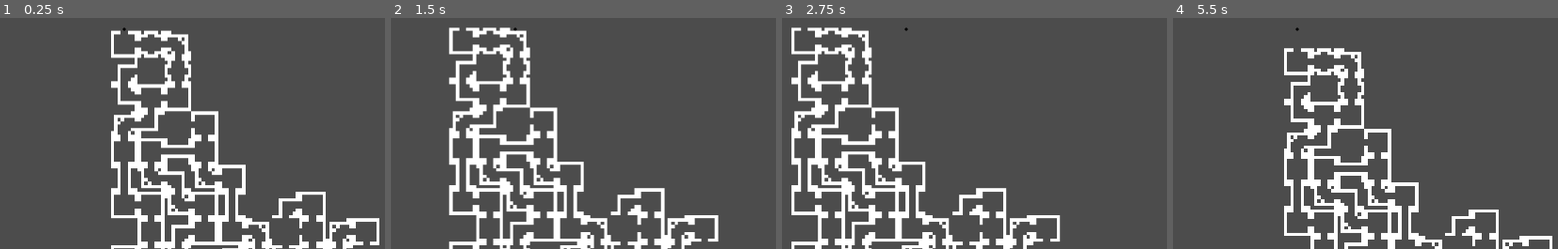
Above: before the commit, frames 1-4 (left to right).
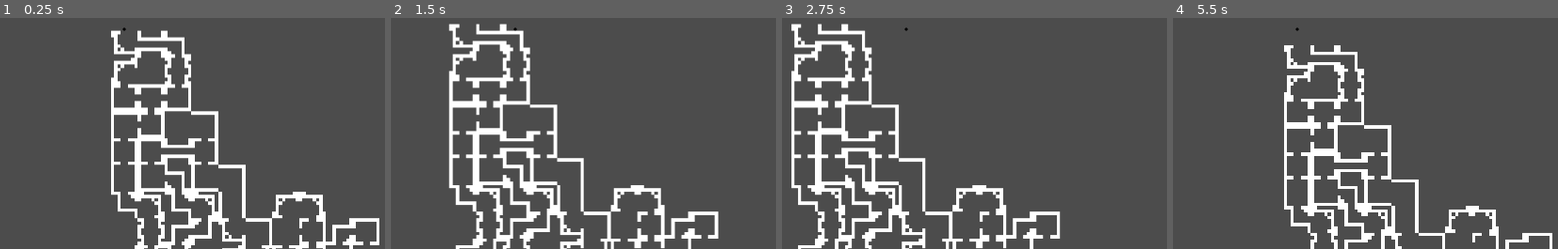
Above: after the commit, the same moments.

Repository: DarknessCatt/lost-soul-generator-study
Game: Godot game, scene res://Procedural_Map/Procedural_Map.tscn
Two runs of this game, one before a commit and one after it. Both use one fixed random seed, a clock stepped at 60 frames per second and the inputs below. The project has no main scene, so this scene is started directly.
Inputs:
- Up to frame 1 (0.25 s): no input
- Up to frame 2 (1.5 s): tap Enter at 0.5 s; hold Right (ui_right) 0.53-1.28 s; hold Down (ui_down) from 1.28 s (still down)
- Up to frame 3 (2.75 s): tap Space at 2 s; release Down (ui_down) at 2.03 s; hold Right (ui_right) from 2.03 s (still down)
- Up to frame 4 (5.5 s): release Right (ui_right) at 2.78 s; hold Up (ui_up) 2.78-3.53 s; hold Left (ui_left) 3.53-5.03 s; hold Down (ui_down) from 5.03 s (still down)

The runs differ from the first frame. In frame 1, 8.7% of the frame differs, in the area x 28-92%, y 5-100%; in frame 2, 14%, in the area x 14-86%, y 2-100%; in frame 3, 13%; in frame 4, 9.3%.

Commit message:
Experiment Some rooms layots

Diff:
--- a/Rooms/Rooms.tscn
+++ b/Rooms/Rooms.tscn
@@ -55,7 +55,14 @@
 down = true
 
 [node name="UD3" parent="." instance=ExtResource( 1 )]
-tile_data = PoolIntArray( 0, 0, 0, 1, 0, 0, 2, 0, 0, 5, 0, 0, 6, 0, 0, 7, 0, 0, 65537, 0, 0, 65542, 0, 0, 131072, 0, 0, 131073, 0, 0, 131078, 0, 0, 131079, 0, 0, 196608, 0, 0, 196615, 0, 0, 262144, 0, 0, 262151, 0, 0, 327680, 0, 0, 327681, 0, 0, 327686, 0, 0, 327687, 0, 0, 393217, 0, 0, 393222, 0, 0, 458752, 0, 0, 458753, 0, 0, 458754, 0, 0, 458757, 0, 0, 458758, 0, 0, 458759, 0, 0 )
+visible = false
+tile_data = PoolIntArray( 0, 0, 0, 1, 0, 0, 6, 0, 0, 7, 0, 0, 65537, 0, 0, 65542, 0, 0, 131072, 0, 0, 131073, 0, 0, 131078, 0, 0, 131079, 0, 0, 196608, 0, 0, 196615, 0, 0, 262144, 0, 0, 262151, 0, 0, 327680, 0, 0, 327681, 0, 0, 327686, 0, 0, 327687, 0, 0, 393217, 0, 0, 393222, 0, 0, 458752, 0, 0, 458753, 0, 0, 458758, 0, 0, 458759, 0, 0 )
+up = true
+down = true
+
+[node name="UD4" parent="." instance=ExtResource( 1 )]
+visible = false
+tile_data = PoolIntArray( 0, 0, 0, 7, 0, 0, 65536, 0, 0, 65543, 0, 0, 131072, 0, 0, 131079, 0, 0, 196608, 0, 0, 196615, 0, 0, 262144, 0, 0, 262151, 0, 0, 327680, 0, 0, 327687, 0, 0, 393216, 0, 0, 393223, 0, 0, 458752, 0, 0, 458759, 0, 0 )
 up = true
 down = true
 
@@ -73,7 +80,13 @@
 
 [node name="UL3" parent="." instance=ExtResource( 1 )]
 visible = false
-tile_data = PoolIntArray( 0, 0, 0, 1, 0, 0, 2, 0, 0, 5, 0, 0, 6, 0, 0, 7, 0, 0, 65536, 0, 0, 65538, 0, 0, 65542, 0, 0, 131072, 0, 0, 131073, 0, 0, 131078, 0, 0, 196614, 0, 0, 2621 …(178 unchanged characters)…
+tile_data = PoolIntArray( 5, 0, 0, 6, 0, 0, 7, 0, 0, 65542, 0, 0, 131078, 0, 0, 196614, 0, 0, 2621 …(178 unchanged characters)…
+up = true
+left = true
+
+[node name="UL4" parent="." instance=ExtResource( 1 )]
+visible = false
+tile_data = PoolIntArray( 7, 0, 0, 65543, 0, 0, 131079, 0, 0, 196615, 0, 0, 262151, 0, 0, 327687, 0, 0, 393223, 0, 0, 458752, 0, 0, 458753, 0, 0, 458754, 0, 0, 458755, 0, 0, 458756, 0, 0, 458757, 0, 0, 458758, 0, 0, 458759, 0, 0 )
 up = true
 left = true
 
@@ -91,7 +104,13 @@
 
 [node name="UR3" parent="." instance=ExtResource( 1 )]
 visible = false
-tile_data = PoolIntArray( 0, 0, 0, 1, 0, 0, 2, 0, 0, 5, 0, 0, 6, 0, 0, 7, 0, 0, 65536, 0, 0, 65537, 0, 0, 65541, 0, 0, 65543, 0, 0, 131073, 0, 0, 131078, 0, 0, 131079, 0, 0, 196609, 0, 0, 262145, 0, 0, 2621 …(164 unchanged characters)…
+tile_data = PoolIntArray( 0, 0, 0, 1, 0, 0, 2, 0, 0, 65536, 0, 0, 65537, 0, 0, 131073, 0, 0, 196609, 0, 0, 262145, 0, 0, 2621 …(164 unchanged characters)…
+up = true
+right = true
+
+[node name="UR4" parent="." instance=ExtResource( 1 )]
+visible = false
+tile_data = PoolIntArray( 0, 0, 0, 65536, 0, 0, 131072, 0, 0, 196608, 0, 0, 262144, 0, 0, 327680, 0, 0, 393216, 0, 0, 458752, 0, 0, 458753, 0, 0, 458754, 0, 0, 458755, 0, 0, 458756, 0, 0, 458757, 0, 0, 458758, 0, 0, 458759, 0, 0 )
 up = true
 right = true
 
@@ -109,7 +128,13 @@
 
 [node name="DL3" parent="." instance=ExtResource( 1 )]
 visible = false
-tile_data = PoolIntArray( 0, 0, 0, 1, 0, 0, 65536, 0, 0, 655 …(124 unchanged characters)…  0, 0, 196614, 0, 0, 262150, 0, 0, 327680, 0, 0, 327681, 0, 0, 327686, 0, 0, 393216, 0, 0, 393218, 0, 0, 393222, 0, 0, 393223, 0, 0, 458752, 0, 0, 458753, 0, 0, 458754, 0, 0, 458757, 0, 0, 458758, 0, 0, 458759, 0, 0 )
+tile_data = PoolIntArray( 0, 0, 0, 1, 0, 0, 65536, 0, 0, 655 …(124 unchanged characters)…  0, 0, 196614, 0, 0, 262150, 0, 0, 327686, 0, 0, 393222, 0, 0, 393223, 0, 0, 458757, 0, 0, 458758, 0, 0, 458759, 0, 0 )
+down = true
+left = true
+
+[node name="DL4" parent="." instance=ExtResource( 1 )]
+visible = false
+tile_data = PoolIntArray( 0, 0, 0, 1, 0, 0, 2, 0, 0, 3, 0, 0, 4, 0, 0, 5, 0, 0, 6, 0, 0, 7, 0, 0, 65543, 0, 0, 131079, 0, 0, 196615, 0, 0, 262151, 0, 0, 327687, 0, 0, 393223, 0, 0, 458759, 0, 0 )
 down = true
 left = true
 
@@ -127,7 +152,13 @@
 
 [node name="DR3" parent="." instance=ExtResource( 1 )]
 visible = false
-tile_data = PoolIntArray( 6, 0, 0, 7, 0, 0, 65537, 0, 0, 655 …(134 unchanged characters)… 610, 0, 0, 262145, 0, 0, 327681, 0, 0, 327686, 0, 0, 327687, 0, 0, 393216, 0, 0, 393217, 0, 0, 393221, 0, 0, 393223, 0, 0, 458752, 0, 0, 458753, 0, 0, 458754, 0, 0, 458757, 0, 0, 458758, 0, 0, 458759, 0, 0 )
+tile_data = PoolIntArray( 6, 0, 0, 7, 0, 0, 65537, 0, 0, 655 …(134 unchanged characters)… 610, 0, 0, 262145, 0, 0, 327681, 0, 0, 393216, 0, 0, 393217, 0, 0, 458752, 0, 0, 458753, 0, 0, 458754, 0, 0 )
+down = true
+right = true
+
+[node name="DR4" parent="." instance=ExtResource( 1 )]
+visible = false
+tile_data = PoolIntArray( 0, 0, 0, 1, 0, 0, 2, 0, 0, 3, 0, 0, 4, 0, 0, 5, 0, 0, 6, 0, 0, 7, 0, 0, 65536, 0, 0, 131072, 0, 0, 196608, 0, 0, 262144, 0, 0, 327680, 0, 0, 393216, 0, 0, 458752, 0, 0 )
 down = true
 right = true
 
@@ -145,6 +176,12 @@
 
 [node name="LR3" parent="." instance=ExtResource( 1 )]
 visible = false
-tile_data = PoolIntArray( 0, 0, 0, 2, 0, 0, 3, 0, 0, 4, 0, 0, 5, 0, 0, 7, 0, 0, 65536, 0, 0, 65537, 0, 0, 65538, 0, 0, 65541, 0, 0, 65542, 0, 0, 65543, 0, 0, 131072, 0, 0, 131079, 0, 0, 327680, 0, 0, 327687, 0, 0, 393216, 0, 0, 393217, 0, 0, 393218, 0, 0 …(128 unchanged characters)…
+tile_data = PoolIntArray( 0, 0, 0, 2, 0, 0, 3, 0, 0, 4, 0, 0, 5, 0, 0, 7, 0, 0, 65536, 0, 0, 65537, 0, 0, 65538, 0, 0, 65541, 0, 0, 65542, 0, 0, 65543, 0, 0, 393216, 0, 0, 393217, 0, 0, 393218, 0, 0 …(128 unchanged characters)…
 left = true
 right = true
+
+[node name="LR4" parent="." instance=ExtResource( 1 )]
+visible = false
+tile_data = PoolIntArray( 0, 0, 0, 1, 0, 0, 2, 0, 0, 3, 0, 0, 4, 0, 0, 5, 0, 0, 6, 0, 0, 7, 0, 0, 458752, 0, 0, 458753, 0, 0, 458754, 0, 0, 458755, 0, 0, 458756, 0, 0, 458757, 0, 0, 458758, 0, 0, 458759, 0, 0 )
+left = true
+right = true
